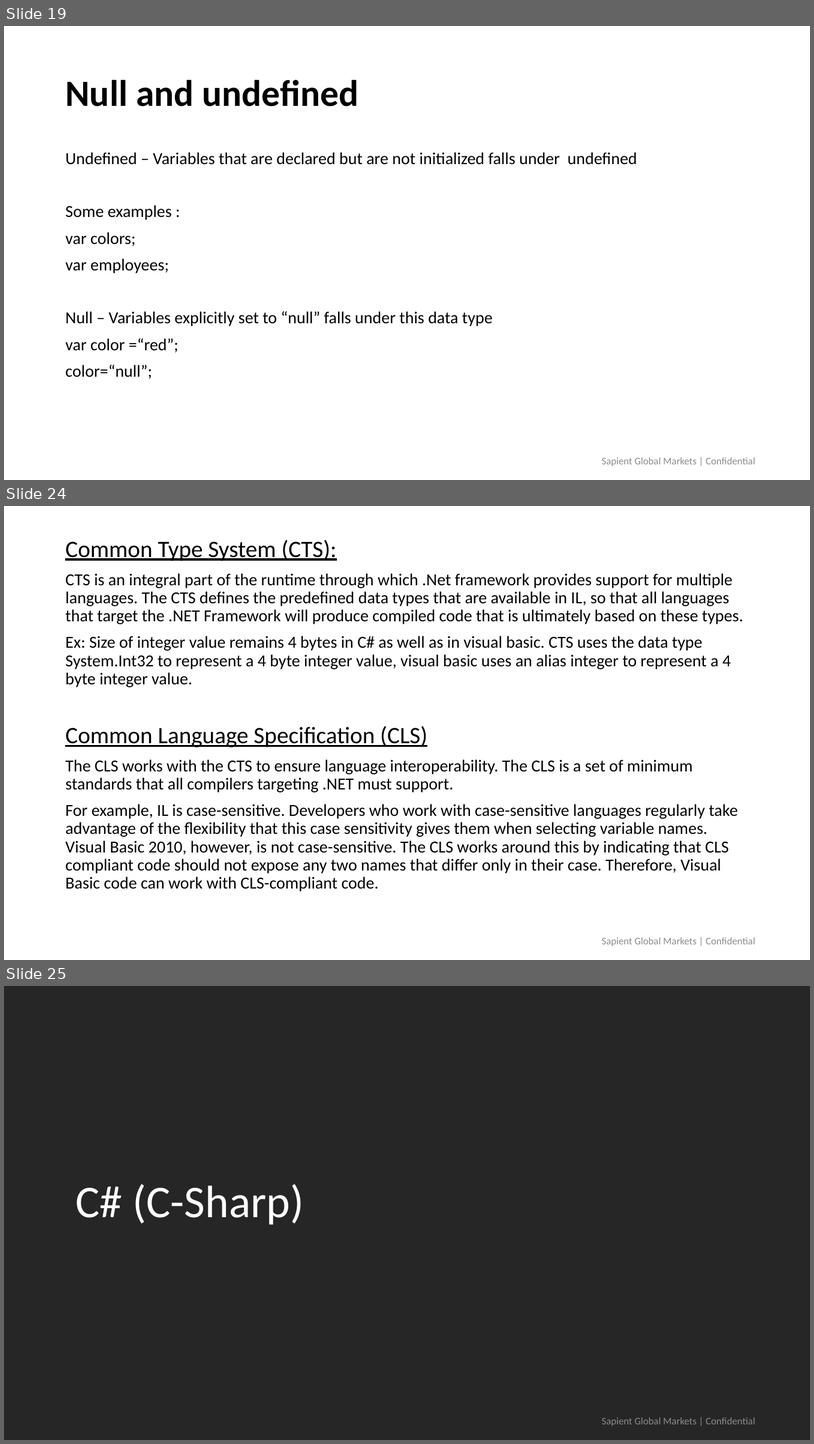
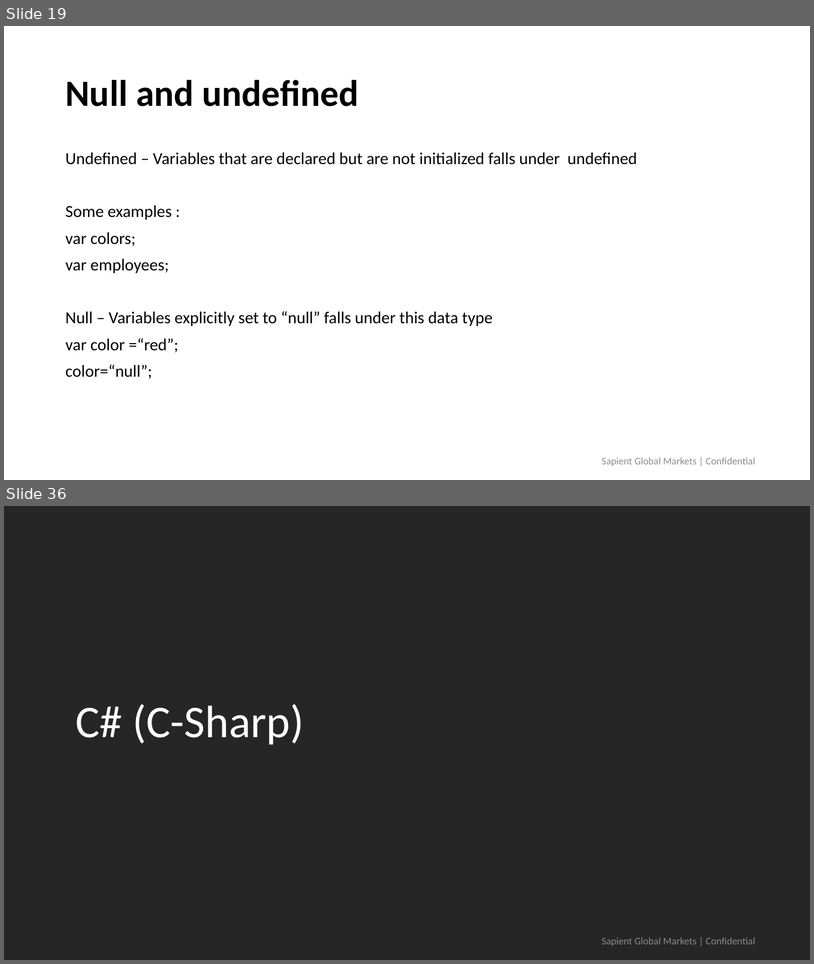
Before and after one commit to himanshu323/demoWebDev, a slide deck: Javascript.pptx. Shown one above the other, each under a label of ours: slides 19, 24 and 25 before the commit, slides 19 and 36 after it; the slides between them are not shown. The pictures are 814x1444 and 814x964 pixels, drawn with LibreOffice and Linux fonts; fonts in the diff are those of the drawing; background and template pictures are left out. Boxes give left, top, right and bottom in pixels: in the first picture for what was removed or moved away, otherwise in the second. Text is boxed around its words. In the diff, an @@ line names an element or a change of style, - is before the commit and + after.

```diff
--- a/Javascript.pptx
+++ b/Javascript.pptx
@@ slide 24 removed at [4, 506, 810, 960], background #FFFFFF @@
@@ text removed at [65, 540, 744, 891] @@
-Common Type System (CTS):
-CTS is an integral part of the runtime through which .Net framework provides support for multiple languages. The CTS defines the predefined data types that are available in IL, so that all languages that target the .NET Framework will produce compiled code that is ultimately based on these types.
-Ex: Size of integer value remains 4 bytes in C# as well as in visual basic. CTS uses the data type System.Int32 to represent a 4 byte integer value, visual basic uses an alias integer to represent a 4 byte integer value.
-Common Language Specification (CLS)
-The CLS works with the CTS to ensure language interoperability. The CLS is a set of minimum standards that all compilers targeting .NET must support.
-For example, IL is case-sensitive. Developers who work with case-sensitive languages regularly take advantage of the flexibility that this case sensitivity gives them when selecting variable names. Visual Basic 2010, however, is not case-sensitive. The CLS works around this by indicating that CLS compliant code should not expose any two names that differ only in their case. Therefore, Visual Basic code can work with CLS-compliant code.
@@ text removed at [602, 937, 755, 946] @@
-Sapient Global Markets | Confidential
@@ what was slide 25 is now slide 36 @@
```
Also in this commit, not shown: 7 slides changed, 13 slides added, 1 other slide removed, 21 other files.
